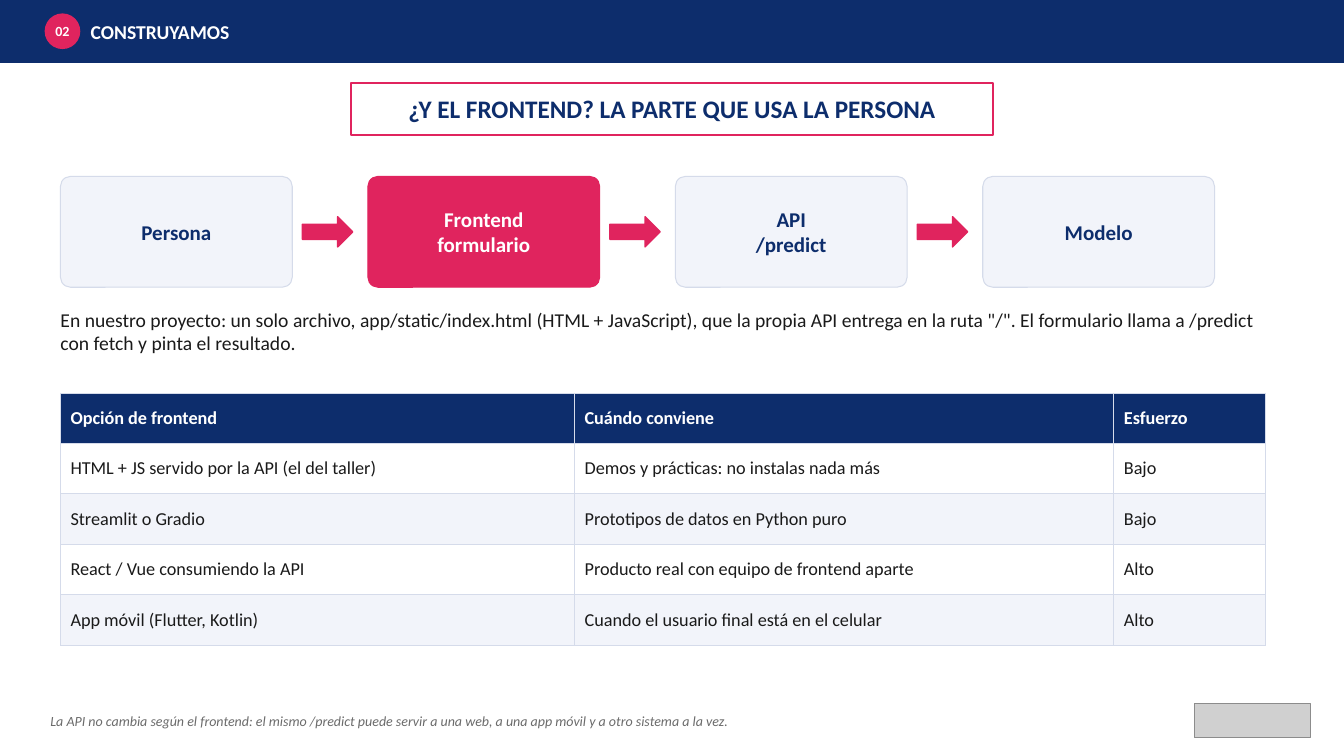
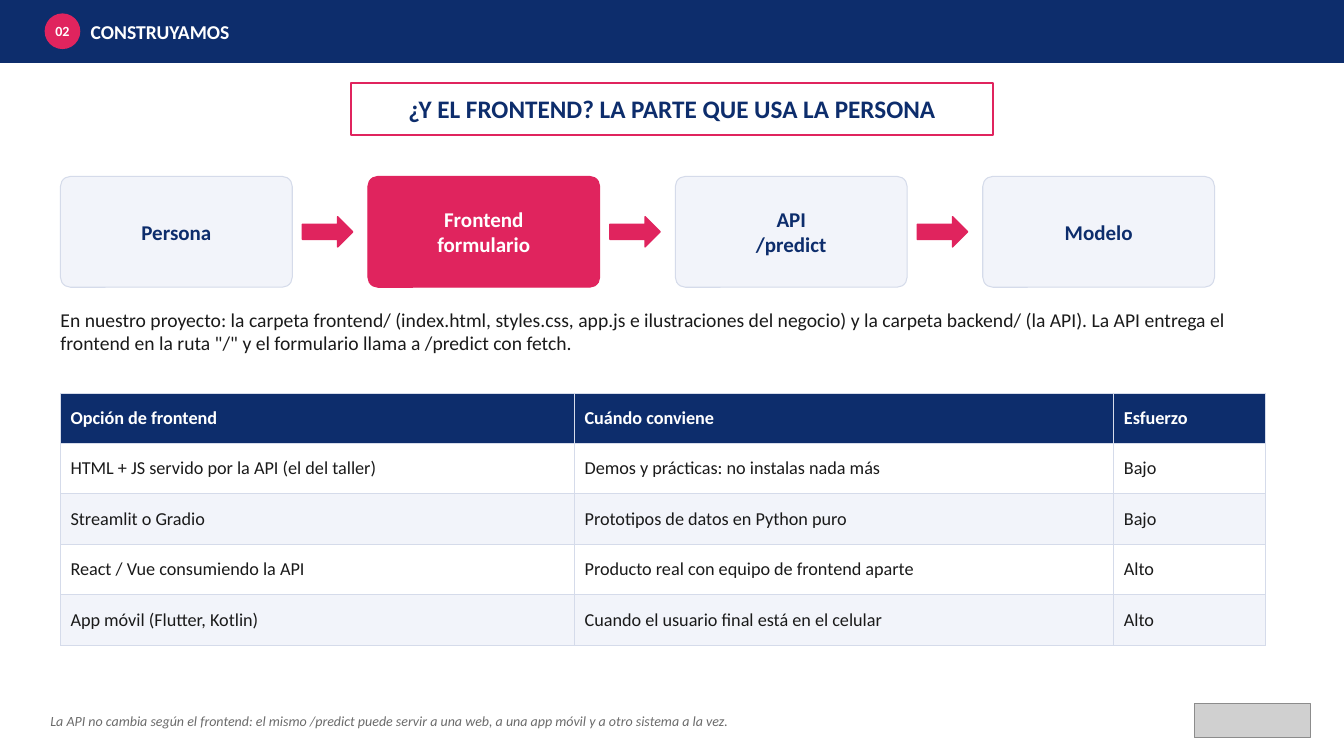
Before and after one commit to jeanpier22/Diseno-de-Soluciones-de-Inteligencia-Artificial, a slide deck: slide 9 of Sesion6_Del_Modelo_a_la_API.pptx. Drawn at 1344x756 pixels with LibreOffice and Linux fonts; fonts in the diff are those of the drawing; grey boxes stand for pictures. Boxes give left, top, right and bottom in pixels: in the first picture for what was removed or moved away, otherwise in the second. Text is boxed around its words. In the diff, an @@ line names an element or a change of style, - is before the commit and + after.

```diff
--- a/Sesion6_Del_Modelo_a_la_API.pptx
+++ b/Sesion6_Del_Modelo_a_la_API.pptx
@@ text at <box>60,313,1224,353</box>: text changed @@
-En nuestro proyecto: un solo archivo, app/static/index.html (HTML + JavaScript), que la propia API entrega en la ruta "/". El formulario llama a /predict con fetch y pinta el resultado.
+En nuestro proyecto: la carpeta frontend/ (index.html, styles.css, app.js e ilustraciones del negocio) y la carpeta backend/ (la API). La API entrega el frontend en la ruta "/" y el formulario llama a /predict con fetch.
```
Also in this commit, not shown: 5 other slides changed, 4 other files.
